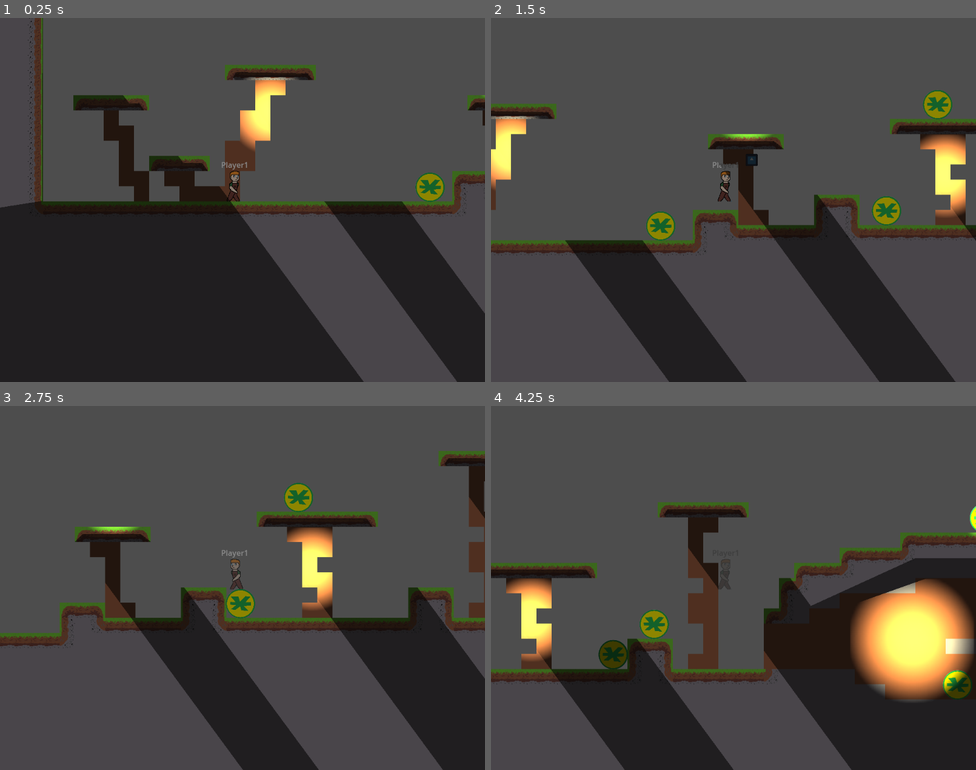
Above: before the commit, frames 1-4 (two rows, left to right).
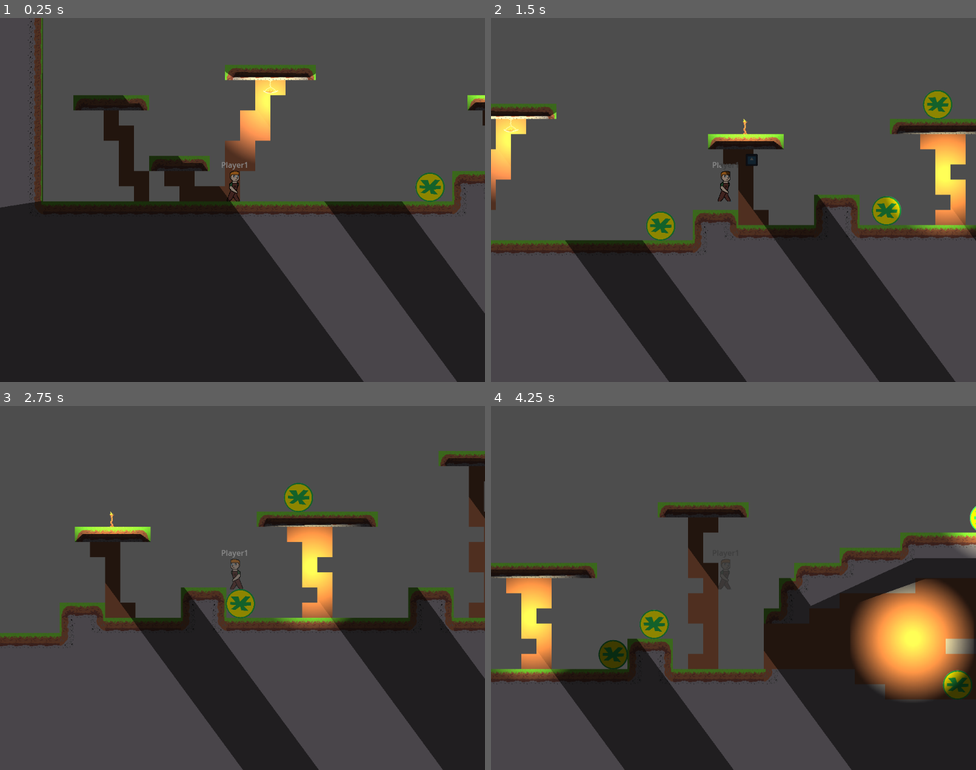
Above: after the commit, the same moments.

Repository: zac112/HeroFarmer
Game: Godot game, scene res://Assets/Platform/level_1.1.tscn
Two runs of this game, one before a commit and one after it. Both use one fixed random seed, a clock stepped at 60 frames per second and the inputs below. This scene is started directly instead of the project's main scene. The engine's default icon, where the game draws it, is replaced by a stand-in: a white triangle on a blue panel in a dark square.
Inputs:
- Up to frame 1 (0.25 s): no input
- Up to frame 2 (1.5 s): hold Space (Farm_action) 0.53-1.28 s; hold D (Farm_right) from 0.53 s (still down); tap W (Farm_up) at 0.77 s; tap Space (Farm_action) at 1.35 s
- Up to frame 3 (2.75 s): tap W (Farm_up) at 1.52 s; release D (Farm_right) at 2.03 s; hold A (Farm_left) from 2.03 s (still down); hold Space (Farm_action) from 2.03 s (still down)
- Up to frame 4 (4.25 s): release A (Farm_left) at 2.78 s; release Space (Farm_action) at 2.78 s; hold D (Farm_right) from 2.78 s (still down); tap Space (Farm_action) at 2.85 s; tap W (Farm_up) at 3.02, 3.77 s; hold Space (Farm_action) from 3.53 s (still down)

The runs differ from the first frame. In frame 1, 1.1% of the frame differs, in the area x 46-100%, y 14-39%; in frame 2, 2.6%; in frame 3, 1.9%; in frame 4, 7.6%, in the area x 0-100%, y 27-80%.

Commit message:
Added animated lightsources

Diff:
--- a/Assets/Platform/level_1.1.tscn
+++ b/Assets/Platform/level_1.1.tscn
@@ -1,12 +1,14 @@
-[gd_scene load_steps=24 format=3 uid="uid://dpeudpmjgp7gl"]
+[gd_scene load_steps=36 format=3 uid="uid://dpeudpmjgp7gl"]
 
 [ext_resource type="PackedScene" uid="uid://dosibav3620rd" path="res://Assets/Player/Platform/player_platform.tscn" id="1_n5est"]
 [ext_resource type="Script" path="res://Assets/Platform/level_1.gd" id="1_weief"]
 [ext_resource type="Texture2D" uid="uid://b4jeb2tqjs18c" path="res://icon.svg" id="2_scurm"]
 [ext_resource type="Texture2D" uid="uid://cirdan2p8mim" path="res://Assets/Platform/BASICTILESET1.png" id="3_4alr1"]
 [ext_resource type="PackedScene" uid="uid://vgofjgcnkrxk" path="res://Assets/SceneHandler/SceneTransition.tscn" id="5_x24v0"]
-[ext_resource type="PackedScene" uid="uid://cbc54ppjckeld" path="res://Assets/Enemies/Enemy_melee.tscn" id="6_ul227"]
+[ext_resource type="PackedScene" uid="uid://dgc3dnychgmd4" path="res://Assets/Enemies/Enemy_melee.tscn" id="6_ul227"]
 [ext_resource type="AudioStream" uid="uid://cqbp5erqj0hua" path="res://Assets/Audio/E1M1 Bloo - Stricken Commission.ogg" id="7_l1c6a"]
+[ext_resource type="Texture2D" uid="uid://6qi25blllc0o" path="res://Assets/Platform/HANGINGLIGHTALL.png" id="8_4yuyj"]
+[ext_resource type="Texture2D" uid="uid://bv4kpht1v4uv5" path="res://Assets/Platform/STANDINGTORCHALL.png" id="9_ata8m"]
 
 [sub_resource type="TileSetAtlasSource" id="TileSetAtlasSource_mysnq"]
 texture = ExtResource("2_scurm")
@@ -374,6 +376,78 @@
 fill = 1
 fill_from = Vector2(0.504587, 0.481651)
 
+[sub_resource type="AtlasTexture" id="AtlasTexture_w1fhf"]
+atlas = ExtResource("8_4yuyj")
+region = Rect2(0, 0, 32, 32)
+
+[sub_resource type="AtlasTexture" id="AtlasTexture_ru1bi"]
+atlas = ExtResource("8_4yuyj")
+region = Rect2(32, 0, 32, 32)
+
+[sub_resource type="AtlasTexture" id="AtlasTexture_mil7o"]
+atlas = ExtResource("8_4yuyj")
+region = Rect2(64, 0, 32, 32)
+
+[sub_resource type="AtlasTexture" id="AtlasTexture_fpsnj"]
+atlas = ExtResource("8_4yuyj")
+region = Rect2(96, 0, 32, 32)
+
+[sub_resource type="SpriteFrames" id="SpriteFrames_0edfc"]
+animations = [{
+"frames": [{
+"duration": 1.0,
+"texture": SubResource("AtlasTexture_w1fhf")
+}, {
+"duration": 1.0,
+"texture": SubResource("AtlasTexture_ru1bi")
+}, {
+"duration": 1.0,
+"texture": SubResource("AtlasTexture_mil7o")
+}, {
+"duration": 1.0,
+"texture": SubResource("AtlasTexture_fpsnj")
+}],
+"loop": true,
+"name": &"default",
+"speed": 5.0
+}]
+
+[sub_resource type="AtlasTexture" id="AtlasTexture_e41w4"]
+atlas = ExtResource("9_ata8m")
+region = Rect2(0, 0, 32, 32)
+
+[sub_resource type="AtlasTexture" id="AtlasTexture_7bbhp"]
+atlas = ExtResource("9_ata8m")
+region = Rect2(32, 0, 32, 32)
+
+[sub_resource type="AtlasTexture" id="AtlasTexture_80tvb"]
+atlas = ExtResource("9_ata8m")
+region = Rect2(64, 0, 32, 32)
+
+[sub_resource type="AtlasTexture" id="AtlasTexture_cmvnr"]
+atlas = ExtResource("9_ata8m")
+region = Rect2(96, 0, 32, 32)
+
+[sub_resource type="SpriteFrames" id="SpriteFrames_f243x"]
+animations = [{
+"frames": [{
+"duration": 1.0,
+"texture": SubResource("AtlasTexture_e41w4")
+}, {
+"duration": 1.0,
+"texture": SubResource("AtlasTexture_7bbhp")
+}, {
+"duration": 1.0,
+"texture": SubResource("AtlasTexture_80tvb")
+}, {
+"duration": 1.0,
+"texture": SubResource("AtlasTexture_cmvnr")
+}],
+"loop": true,
+"name": &"default",
+"speed": 5.0
+}]
+
 [node name="Level1" type="Node2D"]
 script = ExtResource("1_weief")
 
@@ -470,54 +544,54 @@
 occluder = SubResource("OccluderPolygon2D_4ux7g")
 
 [node name="PointLight2D" type="PointLight2D" parent="."]
-position = Vector2(-14, -180)
-color = Color(1, 1, 0.847059, 1)
-energy = 4.46
+position = Vector2(-16, -202)
+color = Color(1, 0.988061, 0.942845, 1)
+energy = 3.16
 blend_mode = 2
 shadow_enabled = true
 texture = SubResource("GradientTexture2D_tnp4w")
-texture_scale = 2.76
+texture_scale = 4.11
 
 [node name="PointLight2D2" type="PointLight2D" parent="."]
 position = Vector2(901, -129)
 color = Color(1, 1, 0.847059, 1)
-energy = 4.46
+energy = 3.16
 blend_mode = 2
 shadow_enabled = true
 texture = SubResource("GradientTexture2D_tnp4w")
-texture_scale = 2.76
+texture_scale = 4.11
 
 [node name="PointLight2D5" type="PointLight2D" parent="."]
 position = Vector2(1885, -377)
 color = Color(1, 1, 0.847059, 1)
-energy = 4.46
+energy = 3.16
 blend_mode = 2
 shadow_enabled = true
 texture = SubResource("GradientTexture2D_tnp4w")
-texture_scale = 2.76
+texture_scale = 4.11
 
 [node name="PointLight2D7" type="PointLight2D" parent="."]
 position = Vector2(2978, -381)
 color = Color(1, 1, 0.847059, 1)
-energy = 4.46
+energy = 3.16
 blend_mode = 2
 shadow_enabled = true
 texture = SubResource("GradientTexture2D_tnp4w")
-texture_scale = 2.76
+texture_scale = 4.11
 
 [node name="PointLight2D6" type="PointLight2D" parent="."]
 position = Vector2(483, -288)
 color = Color(1, 1, 0.847059, 1)
-energy = 4.46
+energy = 3.16
 blend_mode = 2
 shadow_enabled = true
 texture = SubResource("GradientTexture2D_tnp4w")
-texture_scale = 2.76
+texture_scale = 4.11
 
 [node name="PointLight2D3" type="PointLight2D" parent="."]
 position = Vector2(1706, -85)
 color = Color(1, 1, 0.847059, 1)
-energy = 4.46
+energy = 3.16
 blend_mode = 2
 shadow_enabled = true
 texture = SubResource("GradientTexture2D_tnp4w")
@@ -526,8 +600,18 @@
 [node name="PointLight2D4" type="PointLight2D" parent="."]
 position = Vector2(2077, -84)
 color = Color(1, 1, 0.847059, 1)
-energy = 4.46
+energy = 3.16
 blend_mode = 2
 shadow_enabled = true
 texture = SubResource("GradientTexture2D_tnp4w")
 texture_scale = 4.11
+
+[node name="Hanginglightall" type="AnimatedSprite2D" parent="."]
+position = Vector2(-15, -234)
+sprite_frames = SubResource("SpriteFrames_0edfc")
+frame_progress = 0.972179
+
+[node name="Standingtorchall" type="AnimatedSprite2D" parent="."]
+position = Vector2(479, -234)
+sprite_frames = SubResource("SpriteFrames_f243x")
+frame_progress = 0.69443
Binary file added: Assets/Platform/HANGINGLIGHTALL.png
Not shown, added: Assets/Platform/HANGINGLIGHTALL.png.import
Binary file added: Assets/Platform/STANDINGTORCHALL.png
Not shown, added: Assets/Platform/STANDINGTORCHALL.png.import
